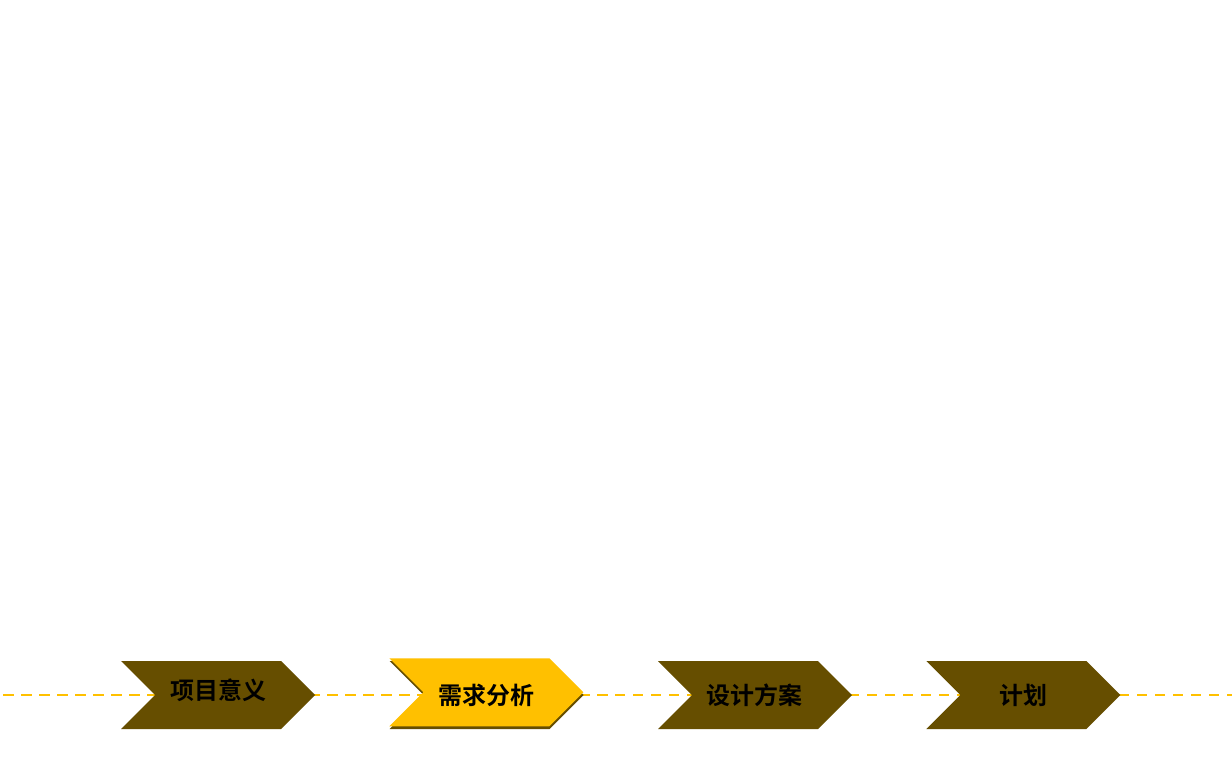
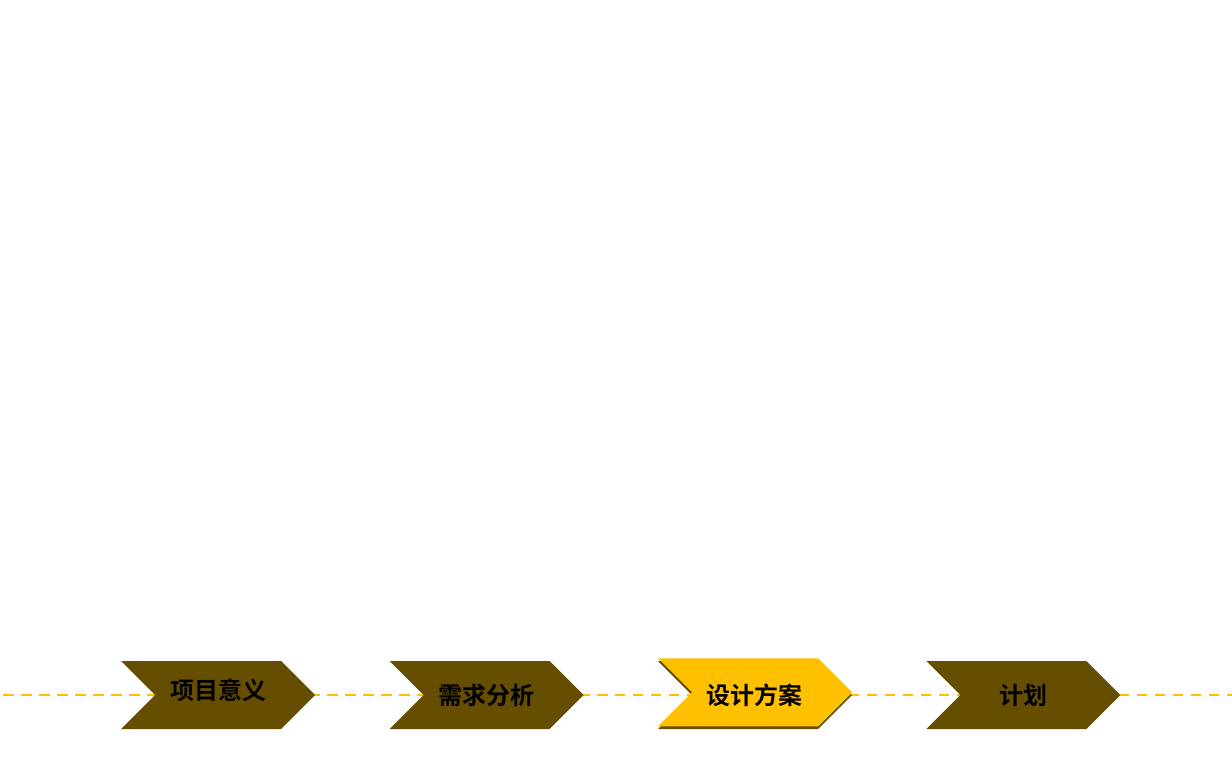
Before and after one commit to yyHaker/NamedEntityRecognition, a slide deck: slide 21 of files/report/projectreport/PPT模板/毕业答辩——yyhaker.pptx (slide 10 before the commit). Drawn at 1232x770 pixels with LibreOffice and Linux fonts; fonts in the diff are those of the drawing; background and template pictures are left out. Boxes give left, top, right and bottom in pixels: in the first picture for what was removed or moved away, otherwise in the second. Text is boxed around its words. In the diff, an @@ line names an element or a change of style, - is before the commit and + after.

```diff
--- a/files/report/projectreport/PPT模板/毕业答辩——yyhaker.pptx
+++ b/files/report/projectreport/PPT模板/毕业答辩——yyhaker.pptx
@@ chevron: place and size @@
-chevron at [389,658,583,726]
+chevron at [658,658,851,726]
```
Also in this commit, not shown: 5 other slides changed, 11 slides added, 1 slide removed.
